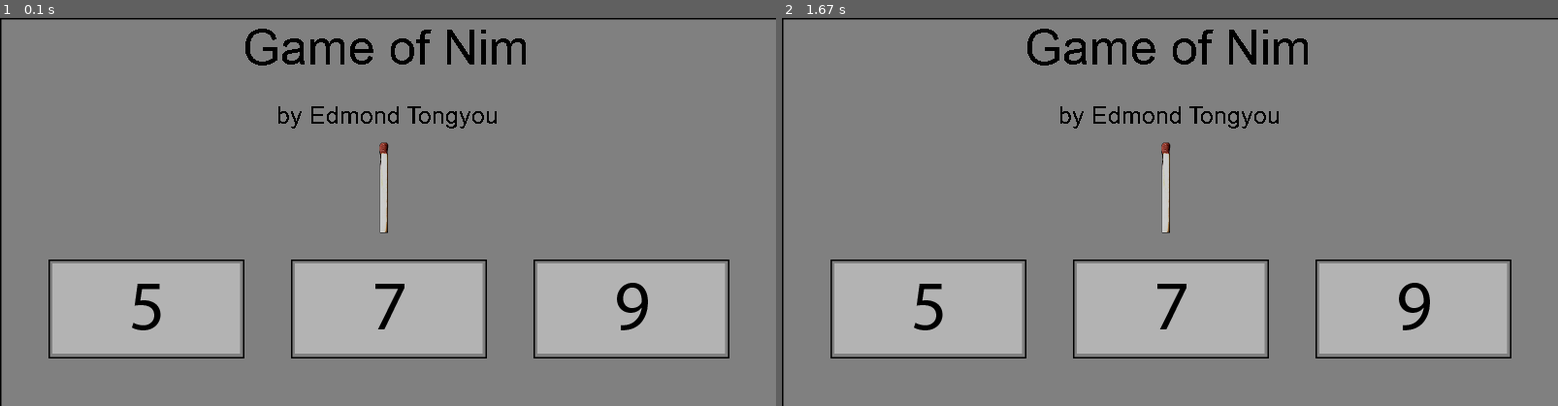
Above: before the commit, frames 1-2 (left to right).
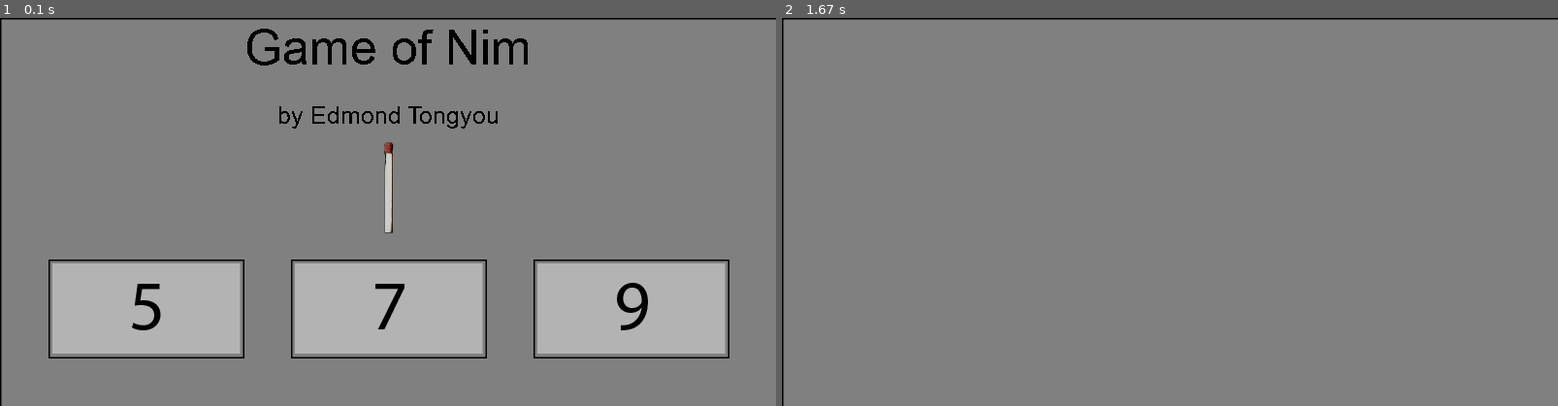
Above: after the commit, the same moments.

Repository: EdmondTongyou/Game-Of-Nim-PyGame
Game: pygame game, started from nimGUI.py
The game is run twice, just before and just after one commit, with the same random seed, the same clock (stepped at 60 frames per second) and the same inputs.
Inputs (mouse positions are in pixels of both pictures, inside the frame that each line leads up to):
- Up to frame 1 (0.1 s): no input
- Up to frame 2 (1.67 s): press the mouse at (929, 309) at 0.37 s; move the mouse to (929, 231) at 0.47 s; release the mouse at (929, 153) at 0.6 s

The runs differ from the first frame. In frame 1, 1.2% of the frame differs, in the area x 31-68%, y 2-56%; in frame 2, 20%, in the area x 6-94%, y 2-88%.

Commit message:
Update nimGUI.py

Diff:
--- a/nimGUI.py
+++ b/nimGUI.py
@@ -29,9 +29,9 @@
 
 
 # Rects for Surfaces
-title_rect = title_surface.get_rect     (midleft = (250, 30))
-author_rect = author_surface.get_rect   (midleft = (285, 100))
-match_rect = match_surface.get_rect     (midleft = (375, 175))
+title_rect = title_surface.get_rect     (center = (400, 30))
+author_rect = author_surface.get_rect   (center = (400, 100))
+match_rect = match_surface.get_rect     (center = (400, 175))
 button5_rect = button5_surface.get_rect (midleft = (50, 300))
 button7_rect = button7_surface.get_rect (midleft = (300, 300))
 button9_rect = button9_surface.get_rect (midleft = (550, 300))
@@ -50,7 +50,7 @@
         if event.type == pygame.VIDEORESIZE:
             screen = pygame.display.set_mode((event.w, event.h), pygame.RESIZABLE)
         if event.type == pygame.MOUSEMOTION:
-            if button5_rect.collidepoint(event.pos):
+            if button5_rect.collidepoint(event.pos) and pygame.MOUSEBUTTONDOWN:
                 flag = 1
 
     if flag == 0:
@@ -65,6 +65,11 @@
         screen.blit(pygame.transform.scale(resize_screen, screen.get_rect().size), (0, 0))
         pygame.display.flip()
 
+    elif flag == 1:
+        mouse_pos = pygame.mouse.get_pos()
+        resize_screen.blit(backg_surface, (0, 0))
+        screen.blit(pygame.transform.scale(resize_screen, screen.get_rect().size), (0, 0))
+        pygame.display.flip()
     pygame.display.update()
     clock.tick(60)
 
